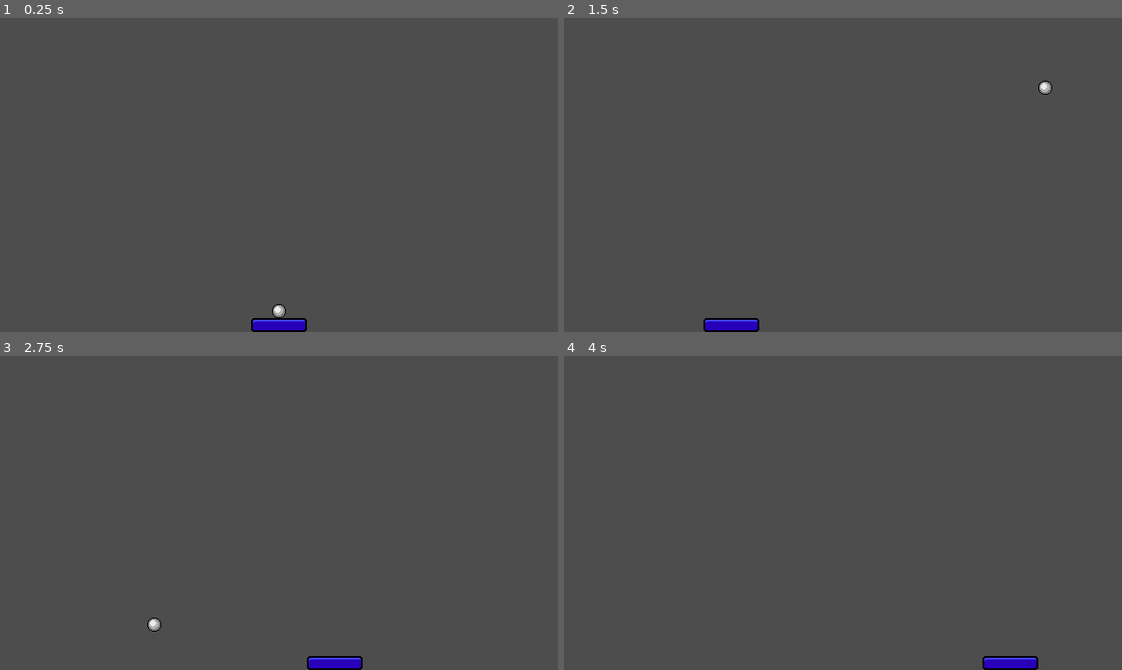
Above: before the commit, frames 1-4 (two rows, left to right).
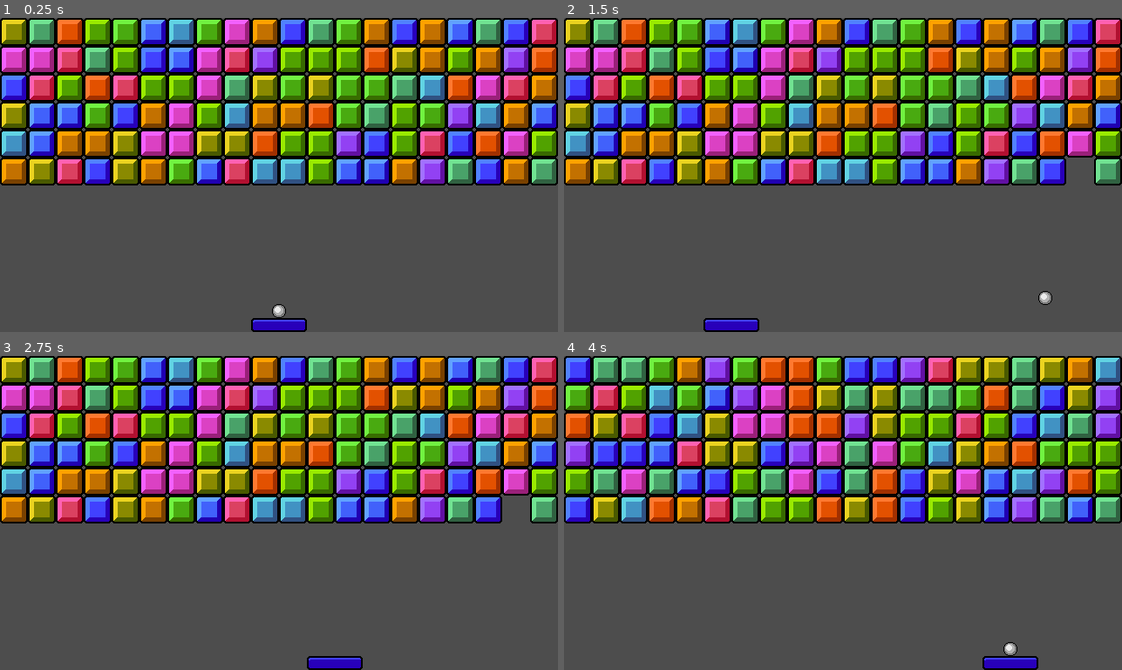
Above: after the commit, the same moments.

Repository: SnabbKneht/Blicblock
Game: Godot game, scene res://scenes/main.tscn
Two runs of this game, one before a commit and one after it. Both use one fixed random seed, a clock stepped at 60 frames per second and the inputs below.
Inputs (mouse positions are in pixels of both pictures, inside the frame that each line leads up to):
- Up to frame 1 (0.25 s): no input
- Up to frame 2 (1.5 s): tap Enter at 0.5 s; move the mouse to (965, 159) at 0.52 s; click (965, 159) at 0.6 s; move the mouse to (731, 190) at 1.27 s; click (731, 190) at 1.35 s
- Up to frame 3 (2.75 s): move the mouse to (334, 443) at 2.02 s; click (334, 443) at 2.1 s
- Up to frame 4 (4 s): move the mouse to (815, 575) at 2.77 s; click (815, 575) at 2.85 s; click (815, 575) at 3.5 s; move the mouse to (1010, 560) at 3.52 s; click (1010, 560) at 3.6 s

The runs differ from the first frame. In frame 1, 53% of the frame differs, in the area x 0-100%, y 0-54%; in frame 2, 52%; in frame 3, 52%; in frame 4, 53%, in the area x 0-100%, y 0-96%.

Commit message:
Add blocks

Diff:
--- a/scenes/ball.tscn
+++ b/scenes/ball.tscn
@@ -12,6 +12,8 @@
 physics_material_override = ExtResource("1_77vkp")
 gravity_scale = 0.0
 lock_rotation = true
+max_contacts_reported = 1
+contact_monitor = true
 script = ExtResource("1_3wpq5")
 start_force = 300.0
 
@@ -20,3 +22,5 @@
 
 [node name="Sprite2D" type="Sprite2D" parent="."]
 texture = ExtResource("3_rft0h")
+
+[connection signal="body_entered" from="." to="." method="_on_body_entered"]
--- /dev/null
+++ b/scenes/block.tscn
@@ -0,0 +1,20 @@
+[gd_scene load_steps=4 format=3 uid="uid://cjakp0bfihk8n"]
+
+[ext_resource type="Script" path="res://scripts/block.gd" id="1_jl10u"]
+[ext_resource type="Texture2D" uid="uid://ce03ptj1cy4i" path="res://sprites/blocks.png" id="1_ugdtf"]
+
+[sub_resource type="RectangleShape2D" id="RectangleShape2D_weko0"]
+size = Vector2(32, 32)
+
+[node name="Block" type="StaticBody2D"]
+script = ExtResource("1_jl10u")
+
+[node name="Sprite2D" type="Sprite2D" parent="."]
+position = Vector2(16, 16)
+texture = ExtResource("1_ugdtf")
+region_enabled = true
+region_rect = Rect2(0, 0, 32, 32)
+
+[node name="CollisionShape2D" type="CollisionShape2D" parent="."]
+position = Vector2(16, 16)
+shape = SubResource("RectangleShape2D_weko0")
--- a/scenes/main.tscn
+++ b/scenes/main.tscn
@@ -1,10 +1,11 @@
-[gd_scene load_steps=6 format=3 uid="uid://c8825n2rmbt68"]
+[gd_scene load_steps=7 format=3 uid="uid://c8825n2rmbt68"]
 
 [ext_resource type="PackedScene" uid="uid://b2pqw7vi4l2i4" path="res://scenes/player.tscn" id="1_avwyv"]
 [ext_resource type="Script" path="res://scripts/main.gd" id="1_yg1w6"]
 [ext_resource type="PackedScene" uid="uid://c6u3f6qe7kpwf" path="res://scenes/ball.tscn" id="3_k33x8"]
 [ext_resource type="PackedScene" uid="uid://bqyybcohirwdg" path="res://scenes/wall.tscn" id="4_l0e7s"]
 [ext_resource type="PackedScene" uid="uid://c5wc17q6ixab0" path="res://scenes/lose_area.tscn" id="5_ajrty"]
+[ext_resource type="PackedScene" uid="uid://cjakp0bfihk8n" path="res://scenes/block.tscn" id="6_j5n85"]
 
 [node name="Main" type="Node"]
 script = ExtResource("1_yg1w6")
@@ -28,4 +29,365 @@
 
 [node name="LoseArea" parent="." instance=ExtResource("5_ajrty")]
 
+[node name="Blocks" type="Node2D" parent="."]
+
+[node name="Block" parent="Blocks" instance=ExtResource("6_j5n85")]
+
+[node name="Block2" parent="Blocks" instance=ExtResource("6_j5n85")]
+position = Vector2(32, 0)
+
+[node name="Block3" parent="Blocks" instance=ExtResource("6_j5n85")]
+position = Vector2(64, 0)
+
+[node name="Block4" parent="Blocks" instance=ExtResource("6_j5n85")]
+position = Vector2(96, 0)
+
+[node name="Block5" parent="Blocks" instance=ExtResource("6_j5n85")]
+position = Vector2(128, 0)
+
+[node name="Block6" parent="Blocks" instance=ExtResource("6_j5n85")]
+position = Vector2(160, 0)
+
+[node name="Block7" parent="Blocks" instance=ExtResource("6_j5n85")]
+position = Vector2(192, 0)
+
+[node name="Block8" parent="Blocks" instance=ExtResource("6_j5n85")]
+position = Vector2(224, 0)
+
+[node name="Block9" parent="Blocks" instance=ExtResource("6_j5n85")]
+position = Vector2(256, 0)
+
+[node name="Block10" parent="Blocks" instance=ExtResource("6_j5n85")]
+position = Vector2(288, 0)
+
+[node name="Block11" parent="Blocks" instance=ExtResource("6_j5n85")]
+position = Vector2(320, 0)
+
+[node name="Block12" parent="Blocks" instance=ExtResource("6_j5n85")]
+position = Vector2(352, 0)
+
+[node name="Block13" parent="Blocks" instance=ExtResource("6_j5n85")]
+position = Vector2(384, 0)
+
+[node name="Block14" parent="Blocks" instance=ExtResource("6_j5n85")]
+position = Vector2(416, 0)
+
+[node name="Block15" parent="Blocks" instance=ExtResource("6_j5n85")]
+position = Vector2(448, 0)
+
+[node name="Block16" parent="Blocks" instance=ExtResource("6_j5n85")]
+position = Vector2(480, 0)
+
+[node name="Block17" parent="Blocks" instance=ExtResource("6_j5n85")]
+position = Vector2(512, 0)
+
+[node name="Block18" parent="Blocks" instance=ExtResource("6_j5n85")]
+position = Vector2(544, 0)
+
+[node name="Block19" parent="Blocks" instance=ExtResource("6_j5n85")]
+position = Vector2(576, 0)
+
+[node name="Block20" parent="Blocks" instance=ExtResource("6_j5n85")]
+position = Vector2(608, 0)
+
+[node name="Block21" parent="Blocks" instance=ExtResource("6_j5n85")]
+position = Vector2(0, 32)
+
+[node name="Block22" parent="Blocks" instance=ExtResource("6_j5n85")]
+position = Vector2(32, 32)
+
+[node name="Block23" parent="Blocks" instance=ExtResource("6_j5n85")]
+position = Vector2(64, 32)
+
+[node name="Block24" parent="Blocks" instance=ExtResource("6_j5n85")]
+position = Vector2(96, 32)
+
+[node name="Block25" parent="Blocks" instance=ExtResource("6_j5n85")]
+position = Vector2(128, 32)
+
+[node name="Block26" parent="Blocks" instance=ExtResource("6_j5n85")]
+position = Vector2(160, 32)
+
+[node name="Block27" parent="Blocks" instance=ExtResource("6_j5n85")]
+position = Vector2(192, 32)
+
+[node name="Block28" parent="Blocks" instance=ExtResource("6_j5n85")]
+position = Vector2(224, 32)
+
+[node name="Block29" parent="Blocks" instance=ExtResource("6_j5n85")]
+position = Vector2(256, 32)
+
+[node name="Block30" parent="Blocks" instance=ExtResource("6_j5n85")]
+position = Vector2(288, 32)
+
+[node name="Block31" parent="Blocks" instance=ExtResource("6_j5n85")]
+position = Vector2(320, 32)
+
+[node name="Block32" parent="Blocks" instance=ExtResource("6_j5n85")]
+position = Vector2(352, 32)
+
+[node name="Block33" parent="Blocks" instance=ExtResource("6_j5n85")]
+position = Vector2(384, 32)
+
+[node name="Block34" parent="Blocks" instance=ExtResource("6_j5n85")]
+position = Vector2(416, 32)
+
+[node name="Block35" parent="Blocks" instance=ExtResource("6_j5n85")]
+position = Vector2(448, 32)
+
+[node name="Block36" parent="Blocks" instance=ExtResource("6_j5n85")]
+position = Vector2(480, 32)
+
+[node name="Block37" parent="Blocks" instance=ExtResource("6_j5n85")]
+position = Vector2(512, 32)
+
+[node name="Block38" parent="Blocks" instance=ExtResource("6_j5n85")]
+position = Vector2(544, 32)
+
+[node name="Block39" parent="Blocks" instance=ExtResource("6_j5n85")]
+position = Vector2(576, 32)
+
+[node name="Block40" parent="Blocks" instance=ExtResource("6_j5n85")]
+position = Vector2(608, 32)
+
+[node name="Block41" parent="Blocks" instance=ExtResource("6_j5n85")]
+position = Vector2(0, 64)
+
+[node name="Block42" parent="Blocks" instance=ExtResource("6_j5n85")]
+position = Vector2(32, 64)
+
+[node name="Block43" parent="Blocks" instance=ExtResource("6_j5n85")]
+position = Vector2(64, 64)
+
+[node name="Block44" parent="Blocks" instance=ExtResource("6_j5n85")]
+position = Vector2(96, 64)
+
+[node name="Block45" parent="Blocks" instance=ExtResource("6_j5n85")]
+position = Vector2(128, 64)
+
+[node name="Block46" parent="Blocks" instance=ExtResource("6_j5n85")]
+position = Vector2(160, 64)
+
+[node name="Block47" parent="Blocks" instance=ExtResource("6_j5n85")]
+position = Vector2(192, 64)
+
+[node name="Block48" parent="Blocks" instance=ExtResource("6_j5n85")]
+position = Vector2(224, 64)
+
+[node name="Block49" parent="Blocks" instance=ExtResource("6_j5n85")]
+position = Vector2(256, 64)
+
+[node name="Block50" parent="Blocks" instance=ExtResource("6_j5n85")]
+position = Vector2(288, 64)
+
+[node name="Block51" parent="Blocks" instance=ExtResource("6_j5n85")]
+position = Vector2(320, 64)
+
+[node name="Block52" parent="Blocks" instance=ExtResource("6_j5n85")]
+position = Vector2(352, 64)
+
+[node name="Block53" parent="Blocks" instance=ExtResource("6_j5n85")]
+position = Vector2(384, 64)
+
+[node name="Block54" parent="Blocks" instance=ExtResource("6_j5n85")]
+position = Vector2(416, 64)
+
+[node name="Block55" parent="Blocks" instance=ExtResource("6_j5n85")]
+position = Vector2(448, 64)
+
+[node name="Block56" parent="Blocks" instance=ExtResource("6_j5n85")]
+position = Vector2(480, 64)
+
+[node name="Block57" parent="Blocks" instance=ExtResource("6_j5n85")]
+position = Vector2(512, 64)
+
+[node name="Block58" parent="Blocks" instance=ExtResource("6_j5n85")]
+position = Vector2(544, 64)
+
+[node name="Block59" parent="Blocks" instance=ExtResource("6_j5n85")]
+position = Vector2(576, 64)
+
+[node name="Block60" parent="Blocks" instance=ExtResource("6_j5n85")]
+position = Vector2(608, 64)
+
+[node name="Block61" parent="Blocks" instance=ExtResource("6_j5n85")]
+position = Vector2(0, 96)
+
+[node name="Block62" parent="Blocks" instance=ExtResource("6_j5n85")]
+position = Vector2(32, 96)
+
+[node name="Block63" parent="Blocks" instance=ExtResource("6_j5n85")]
+position = Vector2(64, 96)
+
+[node name="Block64" parent="Blocks" instance=ExtResource("6_j5n85")]
+position = Vector2(96, 96)
+
+[node name="Block65" parent="Blocks" instance=ExtResource("6_j5n85")]
+position = Vector2(128, 96)
+
+[node name="Block66" parent="Blocks" instance=ExtResource("6_j5n85")]
+position = Vector2(160, 96)
+
+[node name="Block67" parent="Blocks" instance=ExtResource("6_j5n85")]
+position = Vector2(192, 96)
+
+[node name="Block68" parent="Blocks" instance=ExtResource("6_j5n85")]
+position = Vector2(224, 96)
+
+[node name="Block69" parent="Blocks" instance=ExtResource("6_j5n85")]
+position = Vector2(256, 96)
+
+[node name="Block70" parent="Blocks" instance=ExtResource("6_j5n85")]
+position = Vector2(288, 96)
+
+[node name="Block71" parent="Blocks" instance=ExtResource("6_j5n85")]
+position = Vector2(320, 96)
+
+[node name="Block72" parent="Blocks" instance=ExtResource("6_j5n85")]
+position = Vector2(352, 96)
+
+[node name="Block73" parent="Blocks" instance=ExtResource("6_j5n85")]
+position = Vector2(384, 96)
+
+[node name="Block74" parent="Blocks" instance=ExtResource("6_j5n85")]
+position = Vector2(416, 96)
+
+[node name="Block75" parent="Blocks" instance=ExtResource("6_j5n85")]
+position = Vector2(448, 96)
+
+[node name="Block76" parent="Blocks" instance=ExtResource("6_j5n85")]
+position = Vector2(480, 96)
+
+[node name="Block77" parent="Blocks" instance=ExtResource("6_j5n85")]
+position = Vector2(512, 96)
+
+[node name="Block78" parent="Blocks" instance=ExtResource("6_j5n85")]
+position = Vector2(544, 96)
+
+[node name="Block79" parent="Blocks" instance=ExtResource("6_j5n85")]
+position = Vector2(576, 96)
+
+[node name="Block80" parent="Blocks" instance=ExtResource("6_j5n85")]
+position = Vector2(608, 96)
+
+[node name="Block81" parent="Blocks" instance=ExtResource("6_j5n85")]
+position = Vector2(0, 128)
+
+[node name="Block82" parent="Blocks" instance=ExtResource("6_j5n85")]
+position = Vector2(32, 128)
+
+[node name="Block83" parent="Blocks" instance=ExtResource("6_j5n85")]
+position = Vector2(64, 128)
+
+[node name="Block84" parent="Blocks" instance=ExtResource("6_j5n85")]
+position = Vector2(96, 128)
+
+[node name="Block85" parent="Blocks" instance=ExtResource("6_j5n85")]
+position = Vector2(128, 128)
+
+[node name="Block86" parent="Blocks" instance=ExtResource("6_j5n85")]
+position = Vector2(160, 128)
+
+[node name="Block87" parent="Blocks" instance=ExtResource("6_j5n85")]
+position = Vector2(192, 128)
+
+[node name="Block88" parent="Blocks" instance=ExtResource("6_j5n85")]
+position = Vector2(224, 128)
+
+[node name="Block89" parent="Blocks" instance=ExtResource("6_j5n85")]
+position = Vector2(256, 128)
+
+[node name="Block90" parent="Blocks" instance=ExtResource("6_j5n85")]
+position = Vector2(288, 128)
+
+[node name="Block91" parent="Blocks" instance=ExtResource("6_j5n85")]
+position = Vector2(320, 128)
+
+[node name="Block92" parent="Blocks" instance=ExtResource("6_j5n85")]
+position = Vector2(352, 128)
+
+[node name="Block93" parent="Blocks" instance=ExtResource("6_j5n85")]
+position = Vector2(384, 128)
+
+[node name="Block94" parent="Blocks" instance=ExtResource("6_j5n85")]
+position = Vector2(416, 128)
+
+[node name="Block95" parent="Blocks" instance=ExtResource("6_j5n85")]
+position = Vector2(448, 128)
+
+[node name="Block96" parent="Blocks" instance=ExtResource("6_j5n85")]
+position = Vector2(480, 128)
+
+[node name="Block97" parent="Blocks" instance=ExtResource("6_j5n85")]
+position = Vector2(512, 128)
+
+[node name="Block98" parent="Blocks" instance=ExtResource("6_j5n85")]
+position = Vector2(544, 128)
+
+[node name="Block99" parent="Blocks" instance=ExtResource("6_j5n85")]
+position = Vector2(576, 128)
+
+[node name="Block100" parent="Blocks" instance=ExtResource("6_j5n85")]
+position = Vector2(608, 128)
+
+[node name="Block101" parent="Blocks" instance=ExtResource("6_j5n85")]
+position = Vector2(0, 160)
+
+[node name="Block102" parent="Blocks" instance=ExtResource("6_j5n85")]
+position = Vector2(32, 160)
+
+[node name="Block103" parent="Blocks" instance=ExtResource("6_j5n85")]
+position = Vector2(64, 160)
+
+[node name="Block104" parent="Blocks" instance=ExtResource("6_j5n85")]
+position = Vector2(96, 160)
+
+[node name="Block105" parent="Blocks" instance=ExtResource("6_j5n85")]
+position = Vector2(128, 160)
+
+[node name="Block106" parent="Blocks" instance=ExtResource("6_j5n85")]
+position = Vector2(160, 160)
+
+[node name="Block107" parent="Blocks" instance=ExtResource("6_j5n85")]
+position = Vector2(192, 160)
+
+[node name="Block108" parent="Blocks" instance=ExtResource("6_j5n85")]
+position = Vector2(224, 160)
+
+[node name="Block109" parent="Blocks" instance=ExtResource("6_j5n85")]
+position = Vector2(256, 160)
+
+[node name="Block110" parent="Blocks" instance=ExtResource("6_j5n85")]
+position = Vector2(288, 160)
+
+[node name="Block111" parent="Blocks" instance=ExtResource("6_j5n85")]
+position = Vector2(320, 160)
+
+[node name="Block112" parent="Blocks" instance=ExtResource("6_j5n85")]
+position = Vector2(352, 160)
+
+[node name="Block113" parent="Blocks" instance=ExtResource("6_j5n85")]
+position = Vector2(384, 160)
+
+[node name="Block114" parent="Blocks" instance=ExtResource("6_j5n85")]
+position = Vector2(416, 160)
+
+[node name="Block115" parent="Blocks" instance=ExtResource("6_j5n85")]
+position = Vector2(448, 160)
+
+[node name="Block116" parent="Blocks" instance=ExtResource("6_j5n85")]
+position = Vector2(480, 160)
+
+[node name="Block117" parent="Blocks" instance=ExtResource("6_j5n85")]
+position = Vector2(512, 160)
+
+[node name="Block118" parent="Blocks" instance=ExtResource("6_j5n85")]
+position = Vector2(544, 160)
+
+[node name="Block119" parent="Blocks" instance=ExtResource("6_j5n85")]
+position = Vector2(576, 160)
+
+[node name="Block120" parent="Blocks" instance=ExtResource("6_j5n85")]
+position = Vector2(608, 160)
+
 [connection signal="missed" from="LoseArea" to="." method="_on_lose_area_missed"]
--- a/scripts/ball.gd
+++ b/scripts/ball.gd
@@ -11,3 +11,8 @@
 func start():
 	freeze = false
 	apply_impulse(Vector2(1, -1) * start_force)
+
+
+func _on_body_entered(body):
+	if body is Block:
+		body.destroy()
--- /dev/null
+++ b/scripts/block.gd
@@ -0,0 +1,33 @@
+class_name Block
+extends StaticBody2D
+
+
+const possible_regions = [
+	Rect2(0, 0, 32, 32),
+	Rect2(32, 0, 32, 32),
+	Rect2(64, 0, 32, 32),
+	Rect2(96, 0, 32, 32),
+	Rect2(0, 32, 32, 32),
+	Rect2(32, 32, 32, 32),
+	Rect2(64, 32, 32, 32),
+	Rect2(96, 32, 32, 32),
+	Rect2(0, 64, 32, 32),
+	Rect2(32, 64, 32, 32),
+	Rect2(64, 64, 32, 32),
+	Rect2(96, 64, 32, 32),
+]
+
+
+@onready var sprite = $Sprite2D
+
+
+signal destroyed
+
+
+func _ready():
+	sprite.region_rect = possible_regions.pick_random()
+
+
+func destroy():
+	destroyed.emit()
+	queue_free()
--- a/scripts/main.gd
+++ b/scripts/main.gd
@@ -24,4 +24,5 @@
 
 
 func _on_lose_area_missed():
-	print('Miss')
+	await get_tree().create_timer(2.0).timeout
+	get_tree().reload_current_scene()
